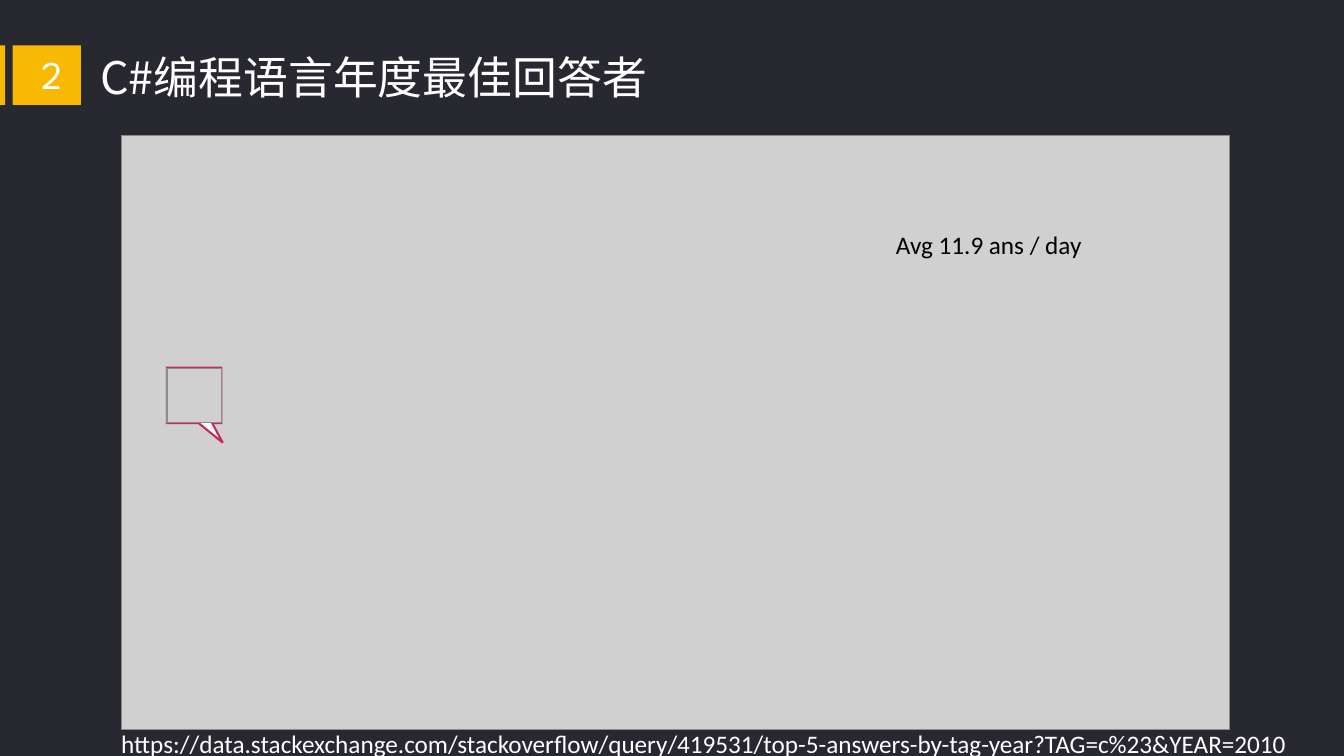
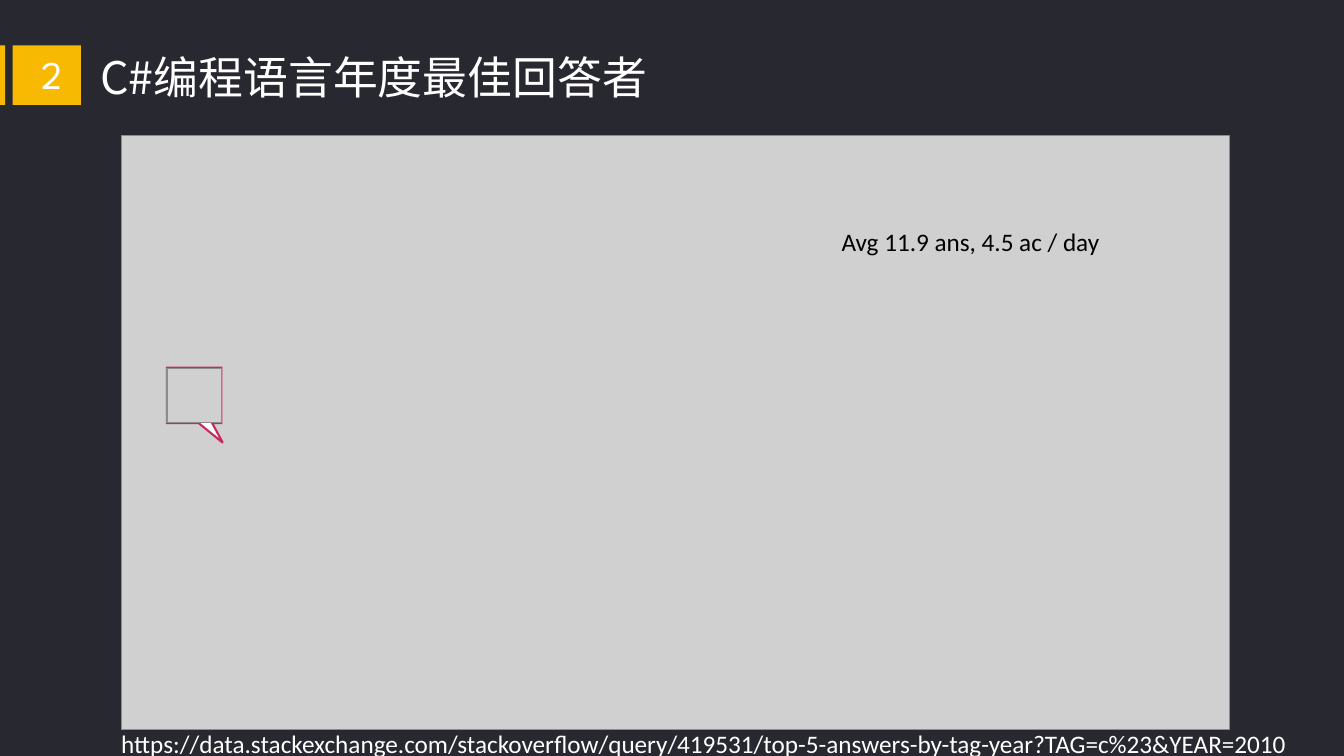
Before and after one commit to bryandsy/ss_homework, a slide deck: slide 8 of 高级软工汇报_张亮&张梦菲&蒋文慧.pptx. Drawn at 1344x756 pixels with LibreOffice and Linux fonts; fonts in the diff are those of the drawing; grey boxes stand for pictures. Boxes give left, top, right and bottom in pixels: in the first picture for what was removed or moved away, otherwise in the second. Text is boxed around its words. In the diff, an @@ line names an element or a change of style, - is before the commit and + after.

Commit message:
add a page

```diff
--- a/高级软工汇报_张亮&张梦菲&蒋文慧.pptx
+++ b/高级软工汇报_张亮&张梦菲&蒋文慧.pptx
@@ text at [842, 233, 1099, 256]: text changed @@
-Avg 11.9 ans / day
+Avg 11.9 ans, 4.5 ac / day
```
Also in this commit, not shown: 8 other slides changed, 1 slide added.
